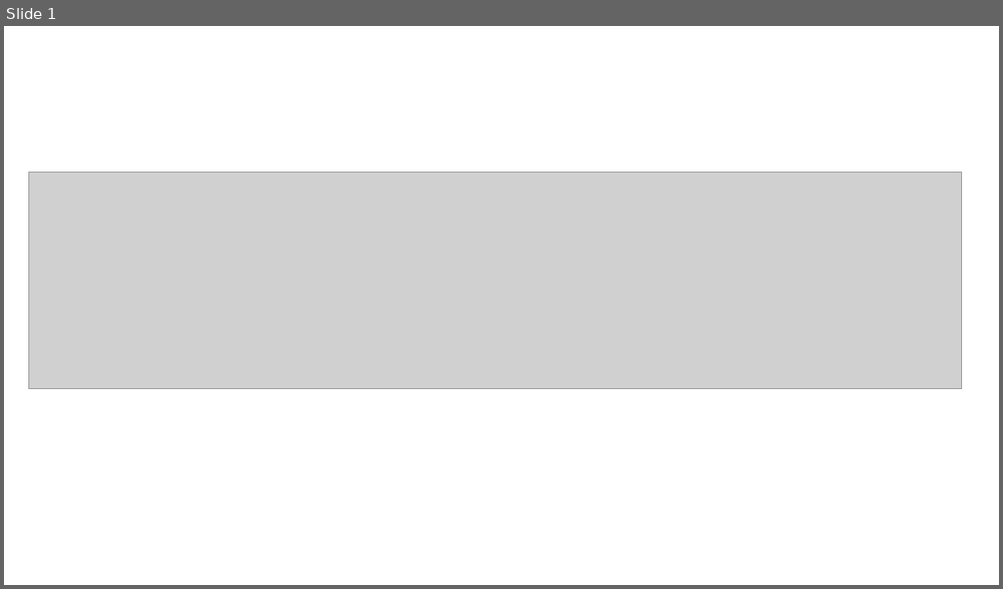
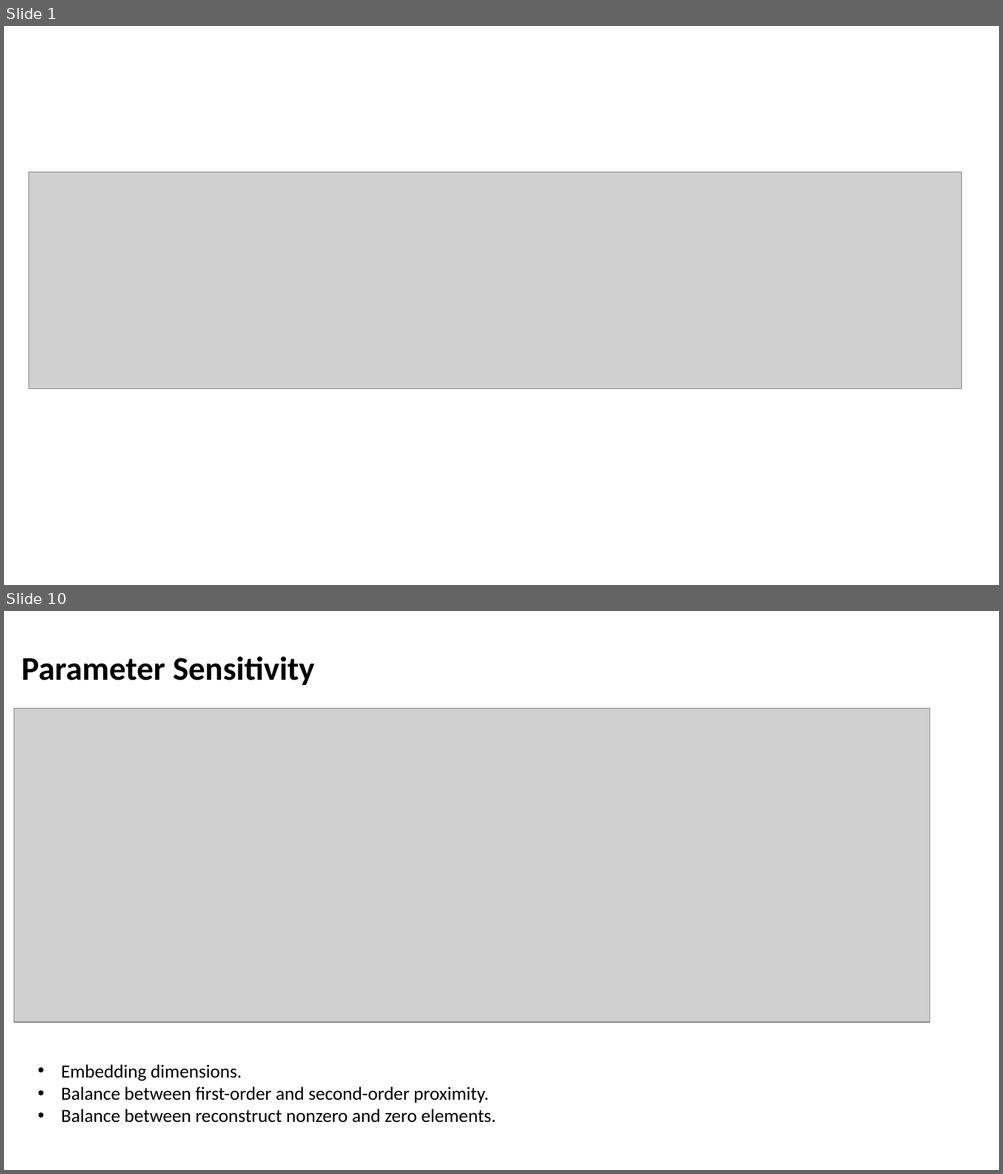
Before and after one commit to Tigerrr07/GNN-tiger, a slide deck: 4_SDNE/SDNEppt.pptx. Shown one above the other, each under a label of ours: slide 1 before the commit, slides 1 and 10 after it; the slides between them are not shown. The pictures are 1003x589 and 1003x1174 pixels, drawn with LibreOffice and Linux fonts; fonts in the diff are those of the drawing; grey boxes stand for pictures. Boxes give left, top, right and bottom in pixels: in the first picture for what was removed or moved away, otherwise in the second. Text is boxed around its words. In the diff, an @@ line names an element or a change of style, - is before the commit and + after.

```diff
--- a/4_SDNE/SDNEppt.pptx
+++ b/4_SDNE/SDNEppt.pptx
@@ slide 10 added at bbox=[4, 611, 999, 1170], background #FFFFFF @@
@@ text added at bbox=[22, 656, 315, 685], 32 pt, text #000000, bold @@
+Parameter Sensitivity
@@ picture added at bbox=[14, 708, 930, 1022] @@
@@ text added at bbox=[61, 1065, 496, 1123], 18 pt, text #000000 @@
+• Embedding dimensions.
+• Balance between first-order and second-order proximity.
+• Balance between reconstruct nonzero and zero elements.
```
Also in this commit, not shown: 1 slide changed, 7 other slides added, 1 slide removed, 2 other files.
